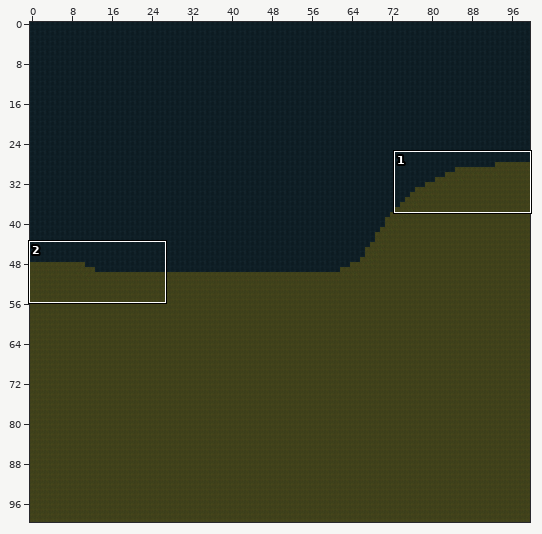
A Tiled map (JSON) gets an edit: LostAndDivine.ClientMonoGame/Content/Sectors/6_6.tmj. The picture above shows the old version from afar; the outline marks the close-up.
Close-up. First the earlier version:
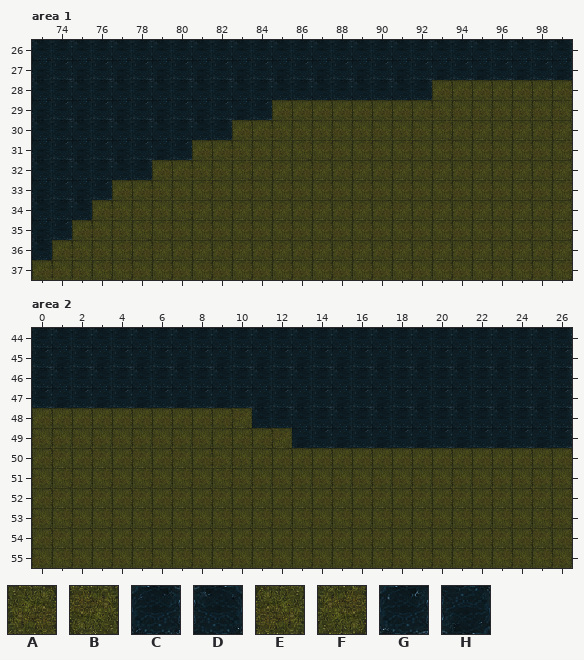
Cells are 64x64 px. Shown: area 1 x 73..99, y 26..37; area 2 x 0..26, y 44..55. The commit also changed other parts of the map, which this record leaves out.
Key: from "World-Tilemap": A 91, B 92, C 99, D 100, E 121, F 122, G 129, H 130.
_ is an empty cell.
Layer "Слой тайлов 1" before, area 1, first column x 73:
26 DCDCDCDCDCDCDCDCDCDCDCDCDCD
27 HGHGHGHGHGHGHGHGHGHGHGHGHGH
28 DCDCDCDCDCDCDCDCDCDCAAAAAAA
29 HGHGHGHGHGHGAAAAAAAAEEEEEEE
30 DCDCDCDCDCAAEEEEEEEEFABABAB
31 HGHGHGHGAAEEEFFEFEFEFEFEFEF
32 DCDCDCAAEEFABABABABABABABAB
33 HGHGAAEEFEFEFEFEFEFEFEFEFEF
34 DCDAEEEFBABABABABABABABABAB
35 HGAEEFFEFEFEFEFEFEFEFEFEFEF
36 DAEEFABABABABABABABABABABAB
37 AEEFFEFEFEFEFEFEFEFEFEFEFEF
Layer "Слой тайлов 1" before, area 2, first column x 0:
44 CDCDCDCDCDCDCDCDCDCDCDCDCDC
45 GHGHGHGHGHGHGHGHGHGHGHGHGHG
46 CDCDCDCDCDCDCDCDCDCDCDCDCDC
47 GHGHGHGHGHGHGHGHGHGHGHGHGHG
48 AAAAAAAAAABDCDCDCDCDCDCDCDC
49 EEEEEEEEEAAABHGHGHGHGHGHGHG
50 ABABABABAEEAAAAAAAAAAAAAAAA
51 EFEFEFEFEFEEEEEEEEEEEEEEEEE
52 ABABABABABABABABABABABABABA
53 EFEFEFEFEFEFEFEFEFEFEFEFEFE
54 ABABABABABABABABABABABABABA
55 EFEFEFEFEFEFEFEFEFEFEFEFEFE
New version:
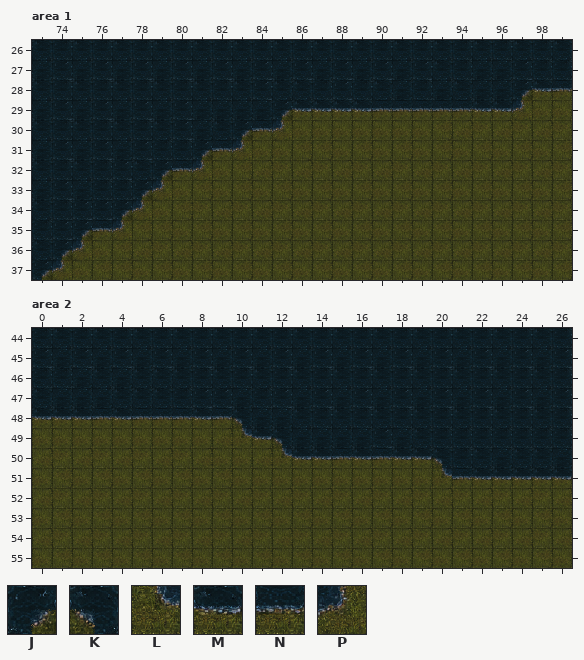
Further tiles: from "World-Tilemap": J 10, K 11, L 158, M 159, N 160, P 161.
The edit:
Layer "Слой тайлов 1", area 1:
y 27: x 93..94 HG -> DC; x 96..99 GHGH -> HGCC
y 28: x 84 C -> G; x 86..91 CDCDCD -> DCGCDH; x 93..99 AAAAAAA -> HDHHJMN
y 29: x 82 G -> H; x 84..97 GAAAAAAAAEEEEE -> HJMMMMNNNNNMMP
y 30: x 80..85 CDCAAE -> GHDJNP
y 31: x 79..83 HGAAE -> CCJNP
y 32: x 77..81 DCAAE -> GDJNP
y 33: x 76..79 GAAE -> CCJP
y 34: x 75..78 DAEE -> GGJP
y 35: x 73 H -> C; x 75..77 AEE -> JNP
y 36: x 74..75 AE -> JP
y 37: x 73..74 AE -> JP
Layer "Слой тайлов 1", area 2:
y 46: x 1..2 DC -> CH; x 4 C -> H; x 6 C -> D
y 47: x 0 G -> D; x 2 G -> H; x 4..7 GHGH -> DDDC; x 9..11 HGH -> GHC
y 48: x 0..12 AAAAAAAAAABDC -> MMMNMNNNMNKHH
y 49: x 10..12 AAB -> LMK; x 14 G -> H; x 16..26 GHGHGHGHGHG -> HGHDCCCCCCC
y 50: x 12..26 AAAAAAAAAAAAAAA -> LMMNMNMMKCDHDDH
y 51: x 20..26 EEEEEEE -> LNMMMMM
Where, in picture pixels (left, top, right, bottom), the same in both close-ups:
changed: (32, 60, 572, 280)
changed: (32, 368, 572, 481)
